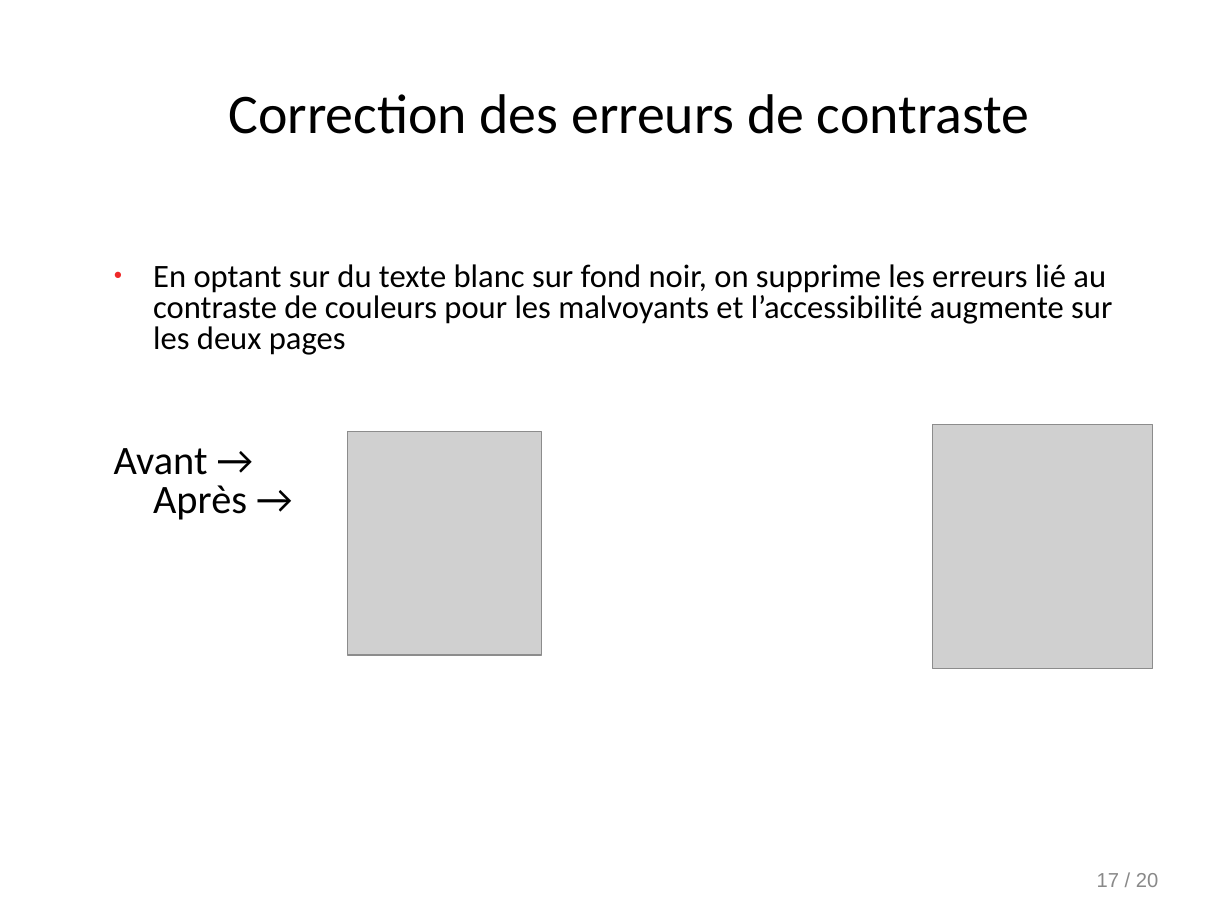
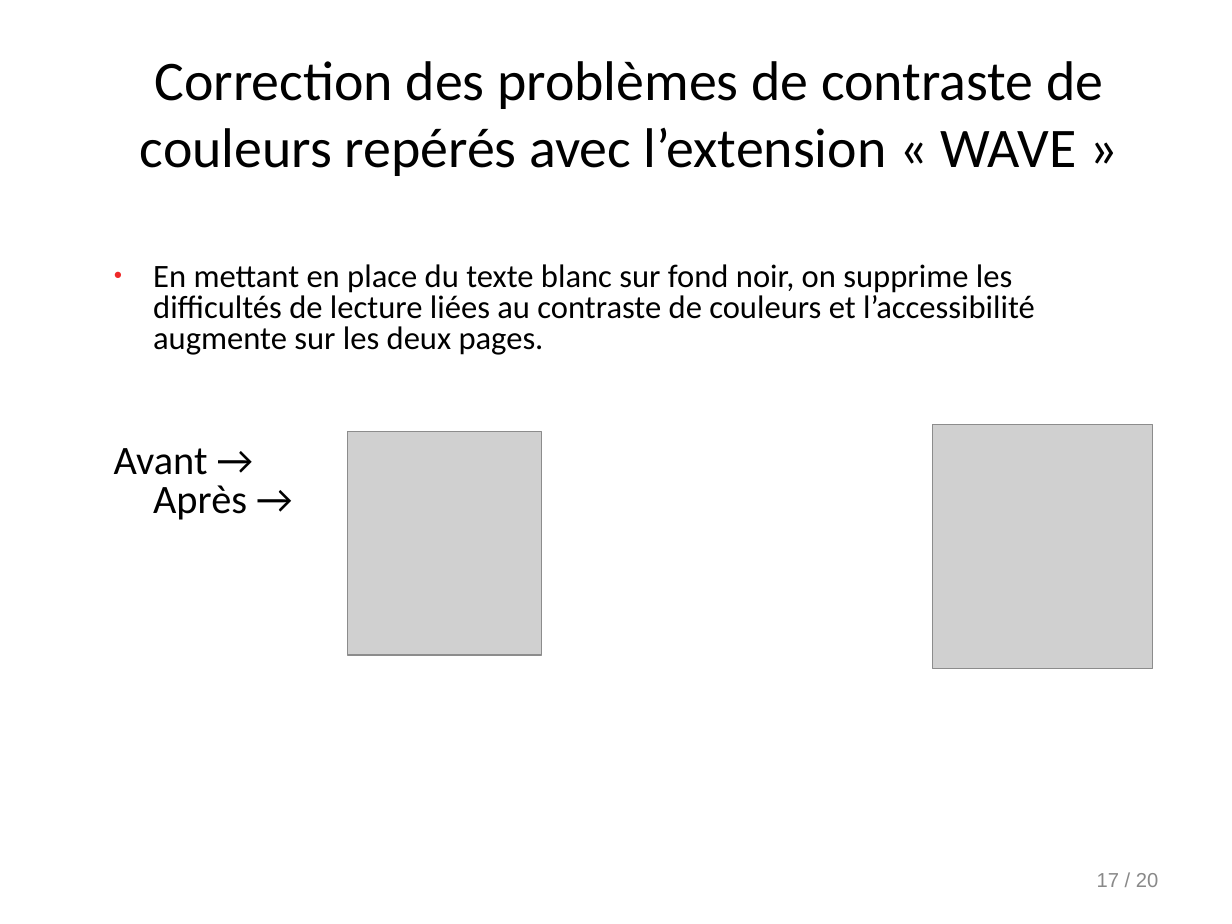
Before and after one commit to Doppler123/OPC_P4_La_Panthere, a slide deck: slide 17 of audit/Rapport.odp. Drawn at 1232x924 pixels with LibreOffice and Linux fonts; fonts in the diff are those of the drawing; grey boxes stand for pictures. Boxes give left, top, right and bottom in pixels: in the first picture for what was removed or moved away, otherwise in the second. Text is boxed around its words. In the diff, an @@ line names an element or a change of style, - is before the commit and + after.

```diff
--- a/audit/Rapport.odp
+++ b/audit/Rapport.odp
@@ title at (140,61,1103,176): text changed @@
-Correction des erreurs de contraste
+Correction des problèmes de contraste de couleurs repérés avec l’extension « WAVE »
@@ text at (153,264,1035,355): text changed @@
-● En optant sur du texte blanc sur fond noir, on supprime les erreurs lié au contraste de couleurs pour les malvoyants et l’accessibilité augmente sur les deux pages
+● En mettant en place du texte blanc sur fond noir, on supprime les difficultés de lecture liées au contraste de couleurs et l’accessibilité augmente sur les deux pages.
```
Also in this commit, not shown: 15 other slides changed, 2 other files.
